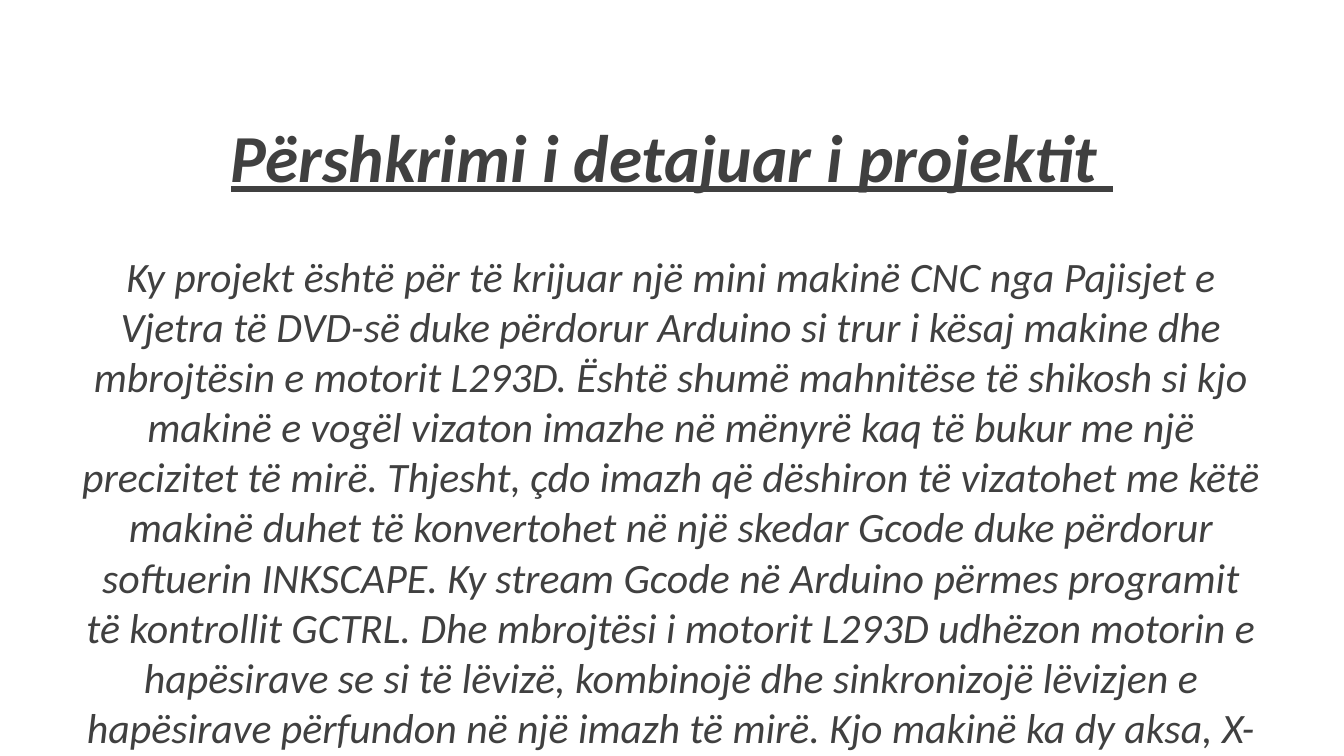
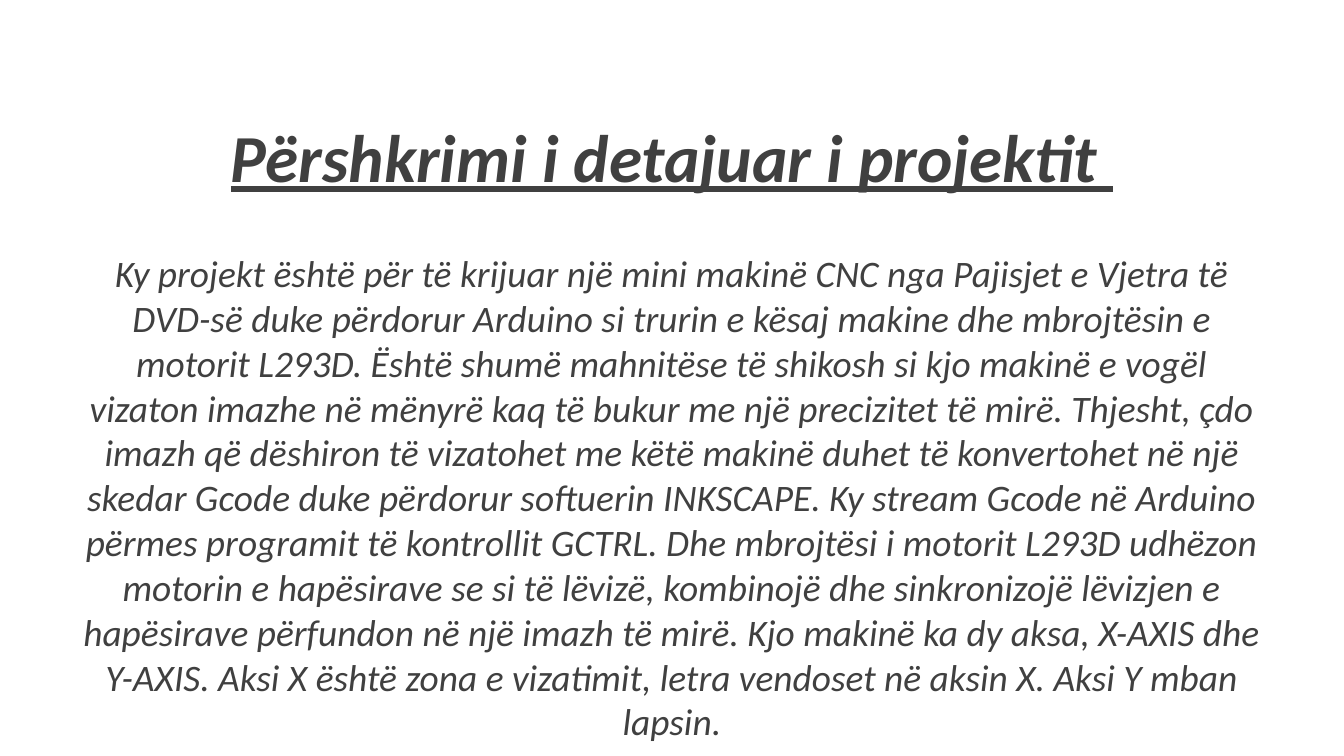
Before and after one commit to begzonii/CNC-Grupi-Prim-, a slide deck: slide 3 of Projektimi i CNC.pptx. Drawn at 1344x756 pixels with LibreOffice and Linux fonts; fonts in the diff are those of the drawing; background and template pictures are left out. Boxes give left, top, right and bottom in pixels: in the first picture for what was removed or moved away, otherwise in the second. Text is boxed around its words. In the diff, an @@ line names an element or a change of style, - is before the commit and + after.

```diff
--- a/Projektimi i CNC.pptx
+++ b/Projektimi i CNC.pptx
@@ text at (x1=83, y1=261, x2=1259, y2=696): text changed; size 22.4 to 20 pt @@
-Ky projekt është për të krijuar një mini makinë CNC nga Pajisjet e Vjetra të DVD-së duke përdorur Arduino si trur i kësaj makine dhe mbrojtësin e motorit L293D. Është shumë mahnitëse të shikosh si kjo makinë e vogël vizaton imazhe në mënyrë kaq të bukur me një precizitet të mirë. Thjesht, çdo imazh që dëshiron të vizatohet me këtë makinë duhet të konvertohet në një skedar Gcode duke përdorur softuerin INKSCAPE. Ky stream Gcode në Arduino përmes programit të kontrollit GCTRL. Dhe mbrojtësi i motorit L293D udhëzon motorin e hapësirave se si të lëvizë, kombinojë dhe sinkronizojë lëvizjen e hapësirave përfundon në një imazh të mirë. Kjo makinë ka dy aksa, X-AXIS dhe Y-AXIS. Aksi X është zona e vizatimit, letra vendoset në aksin X. Aksi Y mban lapsin..
+Ky projekt është për të krijuar një mini makinë CNC nga Pajisjet e Vjetra të DVD-së duke përdorur Arduino si trurin e kësaj makine dhe mbrojtësin e motorit L293D. Është shumë mahnitëse të shikosh si kjo makinë e vogël vizaton imazhe në mënyrë kaq të bukur me një precizitet të mirë. Thjesht, çdo imazh që dëshiron të vizatohet me këtë makinë duhet të konvertohet në një skedar Gcode duke përdorur softuerin INKSCAPE. Ky stream Gcode në Arduino përmes programit të kontrollit GCTRL. Dhe mbrojtësi i motorit L293D udhëzon motorin e hapësirave se si të lëvizë, kombinojë dhe sinkronizojë lëvizjen e hapësirave përfundon në një imazh të mirë. Kjo makinë ka dy aksa, X-AXIS dhe Y-AXIS. Aksi X është zona e vizatimit, letra vendoset në aksin X. Aksi Y mban lapsin.
```
Also in this commit, not shown: 1 other slide changed.
